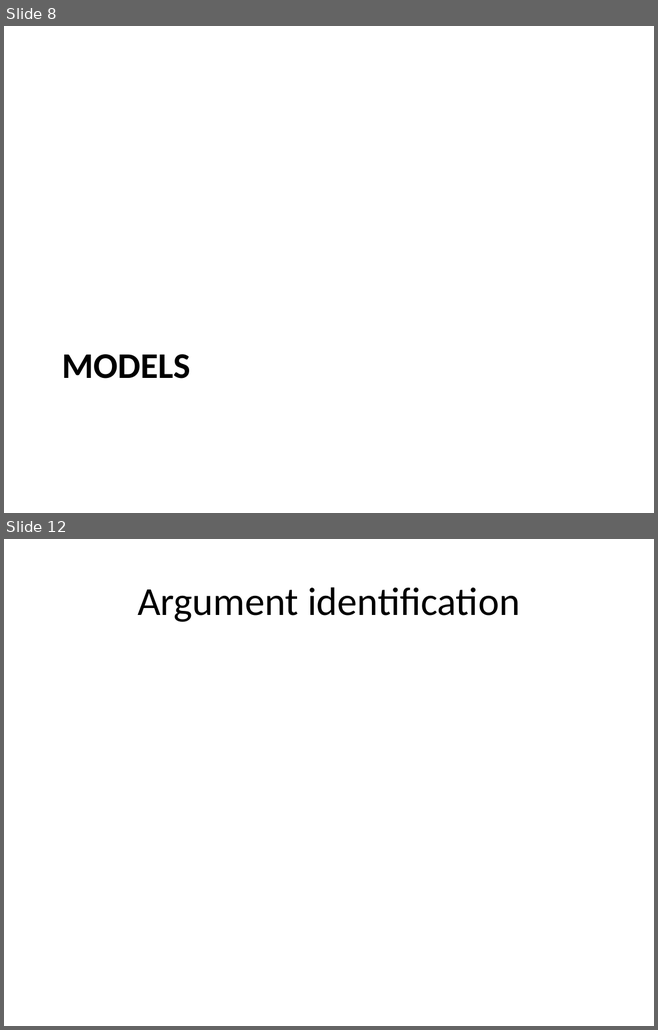
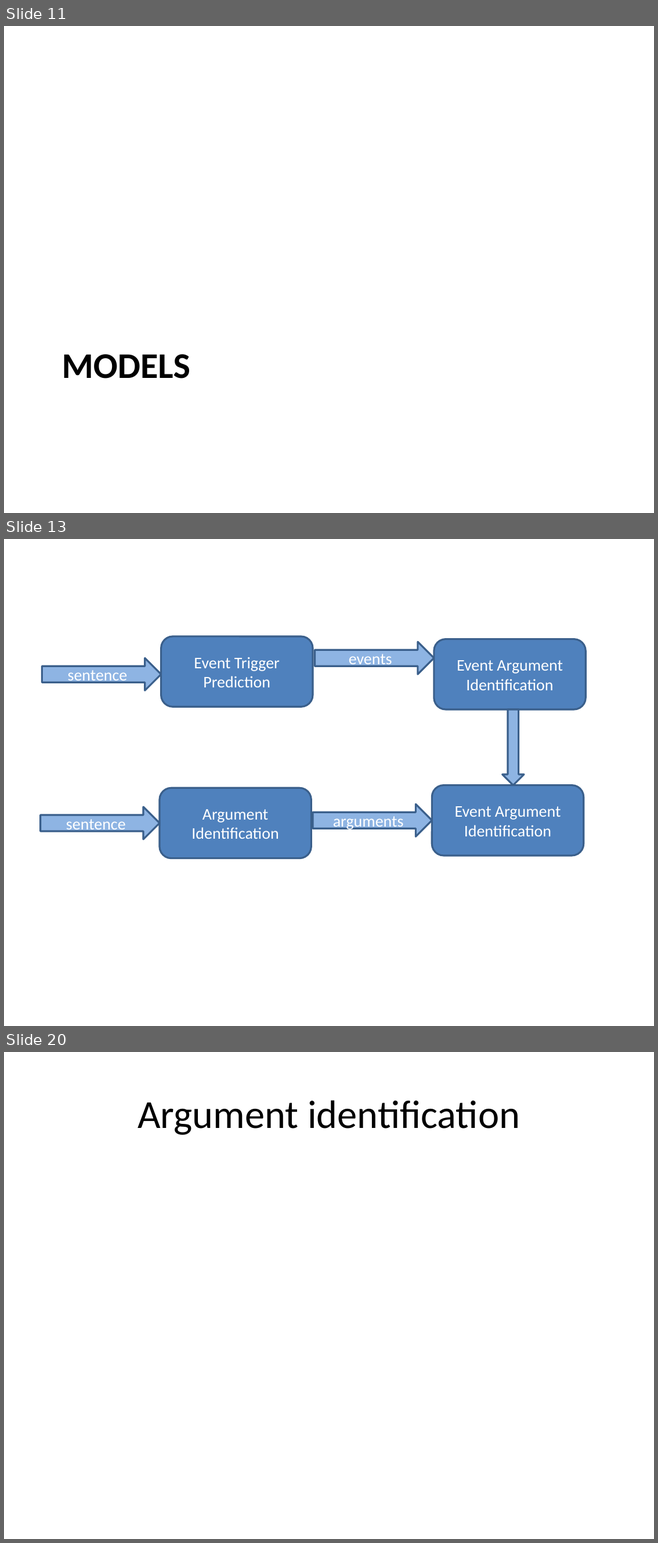
Before and after one commit to ajutscaria/CS224U, a slide deck: Presentation/Anubhai Philip Scaria.pptx. Shown one above the other, each under a label of ours: slides 8 and 12 before the commit, slides 11, 13 and 20 after it; the slides between them are not shown. The pictures are 658x1030 and 658x1543 pixels, drawn with LibreOffice and Linux fonts; fonts in the diff are those of the drawing. Boxes give left, top, right and bottom in pixels: in the first picture for what was removed or moved away, otherwise in the second. Text is boxed around its words. In the diff, an @@ line names an element or a change of style, - is before the commit and + after.

```diff
--- a/Presentation/Anubhai Philip Scaria.pptx
+++ b/Presentation/Anubhai Philip Scaria.pptx
@@ slide 13 added at (4,539,654,1026), background #FFFFFF @@
@@ rounded rectangle added at (161,636,313,707), fill #4F81BD, outline #3A5F8C 2 pt, 18 pt, text #FFFFFF @@
+Event Trigger Prediction
@@ right arrow added at (314,642,433,674), fill #8EB4E3, outline #3A5F8C 2 pt, 18 pt, text #FFFFFF @@
+events
@@ rounded rectangle added at (433,639,585,709), fill #4F81BD, outline #3A5F8C 2 pt, 18 pt, text #FFFFFF @@
+Event Argument Identification
@@ right arrow added at (42,658,161,690), fill #8EB4E3, outline #3A5F8C 2 pt, 18 pt, text #FFFFFF @@
+sentence
@@ down arrow added at (502,709,524,785), fill #8EB4E3, outline #3A5F8C 2 pt @@
@@ rounded rectangle added at (159,788,311,858), fill #4F81BD, outline #3A5F8C 2 pt, 18 pt, text #FFFFFF @@
+Argument Identification
@@ rounded rectangle added at (431,785,583,855), fill #4F81BD, outline #3A5F8C 2 pt, 18 pt, text #FFFFFF @@
+Event Argument Identification
@@ right arrow added at (41,806,159,839), fill #8EB4E3, outline #3A5F8C 2 pt, 18 pt, text #FFFFFF @@
+sentence
@@ right arrow added at (313,804,431,837), fill #8EB4E3, outline #3A5F8C 2 pt, 18 pt, text #FFFFFF @@
+arguments
@@ what was slide 8 is now slide 11 @@
@@ what was slide 12 is now slide 20 @@
```
Also in this commit, not shown: 7 slides changed, 8 other slides added, 1 slide removed, 3 other files.
